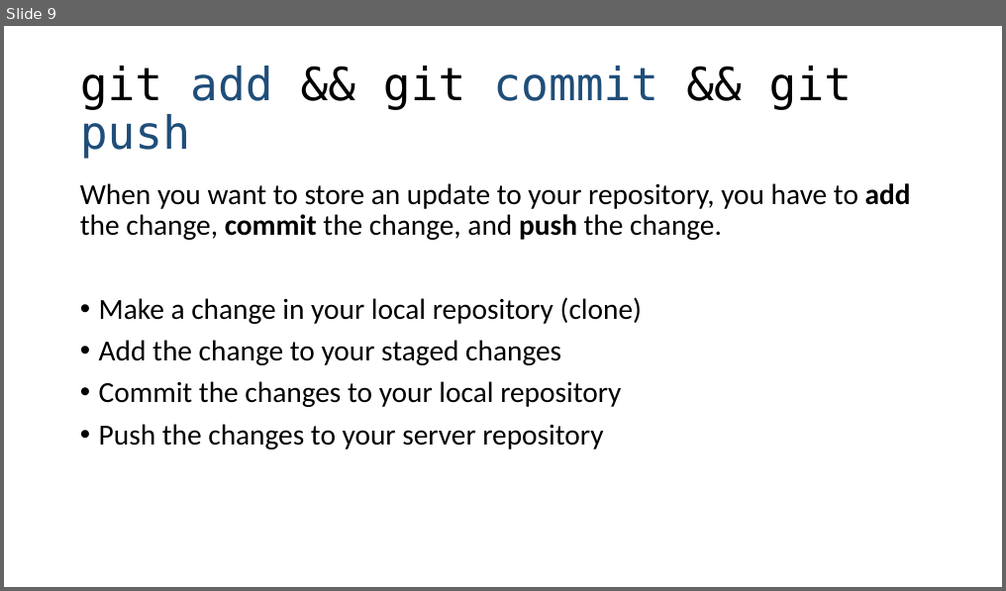
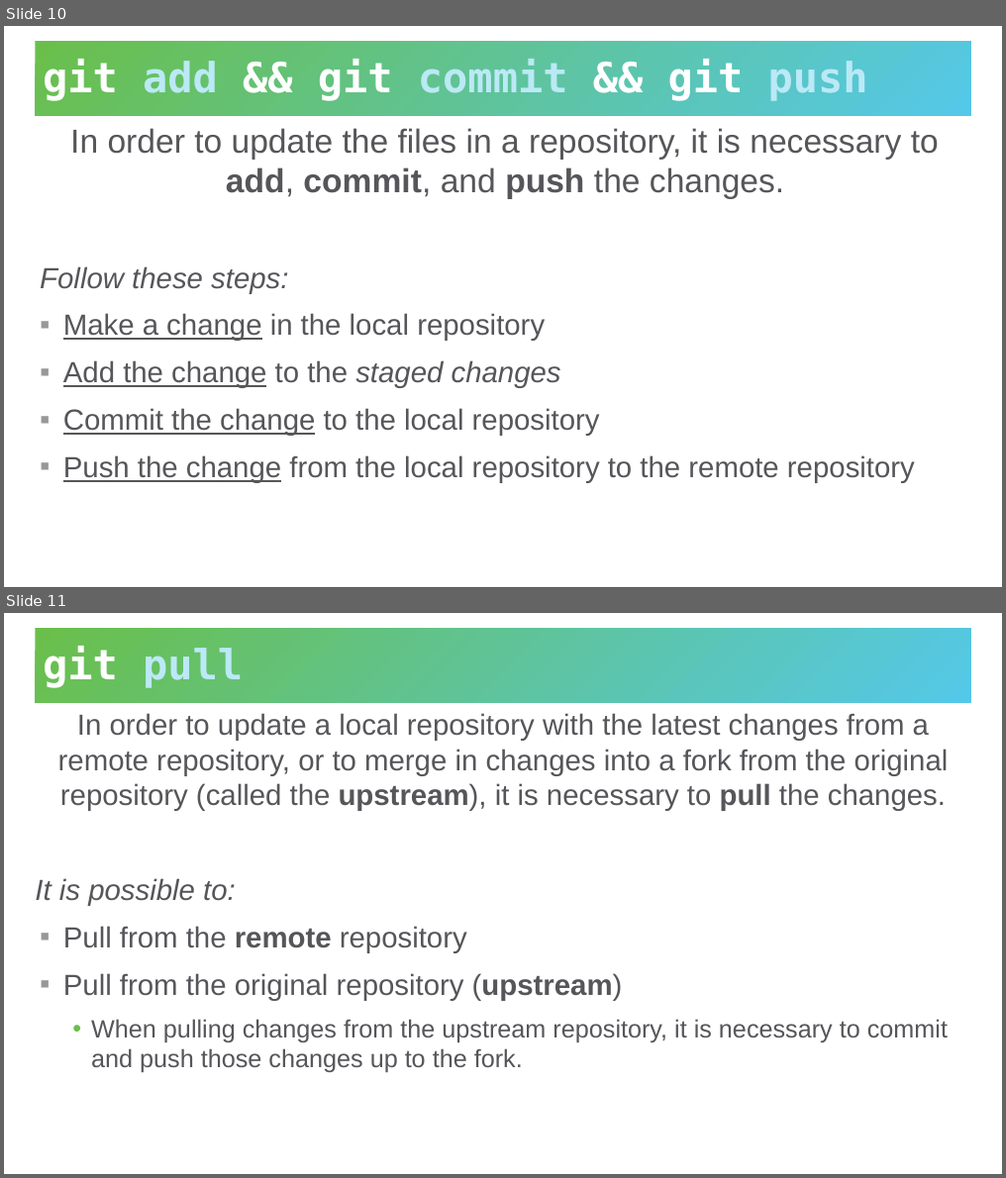
Before and after one commit to hytechclub/cs-102, a slide deck: Git/Intro/IntroductionToGitHub.pptx. Shown one above the other, each under a label of ours: slide 9 before the commit, slides 10 and 11 after it. The pictures are 1006x591 and 1006x1178 pixels, drawn with LibreOffice and Linux fonts; fonts in the diff are those of the drawing. Boxes give left, top, right and bottom in pixels: in the first picture for what was removed or moved away, otherwise in the second. Text is boxed around its words. In the diff, an @@ line names an element or a change of style, - is before the commit and + after.

```diff
--- a/Git/Intro/IntroductionToGitHub.pptx
+++ b/Git/Intro/IntroductionToGitHub.pptx
@@ slide 11 added at bbox=[4, 613, 1002, 1174], background #FFFFFF @@
@@ title added at bbox=[36, 628, 971, 703], fill gradient #6ABF4B to #54C8E8, 40 pt, text #BBE9F6, bold @@
+git pull
@@ text added at bbox=[35, 713, 948, 1072], 28 pt, text #56565A @@
+In order to update a local repository with the latest changes from a remote repository, or to merge in changes into a fork from the original repository (called the upstream), it is necessary to pull the changes.
+It is possible to:
+▪ Pull from the remote repository
+▪ Pull from the original repository (upstream)
+  • When pulling changes from the upstream repository, it is necessary to commit and push those changes up to the fork.
@@ what was slide 9 is now slide 10 @@
@@ slide 10 changed as well @@
@@ title "git add && git commit ...": place and size @@
-title "git add && git commit ..." at bbox=[80, 66, 851, 159]
+title "git add && git commit ..." at bbox=[36, 41, 971, 116]
@@ title "git add && git commit ..." at bbox=[36, 41, 971, 116]: size 44 to 40 pt, bold on; text colour #000000 to #FFFFFF in "git && git && git"; text colour #1F4E79 to #BBE9F6 in "add commit push"; line spacing 0.9 to 0.85; fill none to gradient #6ABF4B to #54C8E8 @@
@@ text at bbox=[40, 128, 939, 483]: text changed; font Calibri to Arial; text colour #000000 to #56565A @@
-When you want to store an update to your repository, you have to add the change, commit the change, and push the change.
-• Make a change in your local repository (clone)
-• Add the change to your staged changes
-• Commit the changes to your local repository
-• Push the changes to your server repository
+In order to update the files in a repository, it is necessary to add, commit, and push the changes.
+Follow these steps:
+▪ Make a change in the local repository
+▪ Add the change to the staged changes
+▪ Commit the change to the local repository
+▪ Push the change from the local repository to the remote repository
```
Also in this commit, not shown: 7 other slides changed, 3 other slides added, 3 slides removed, 1 other file.
